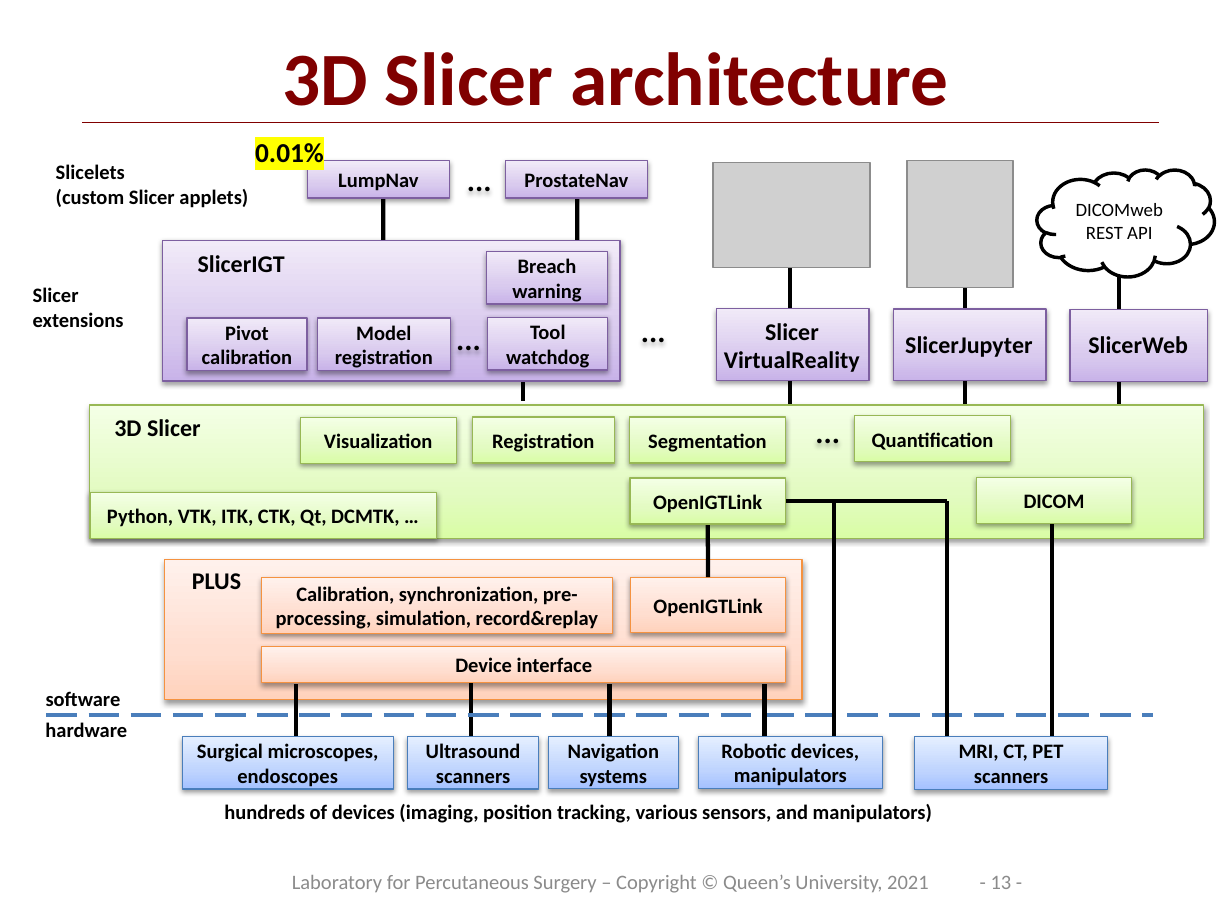
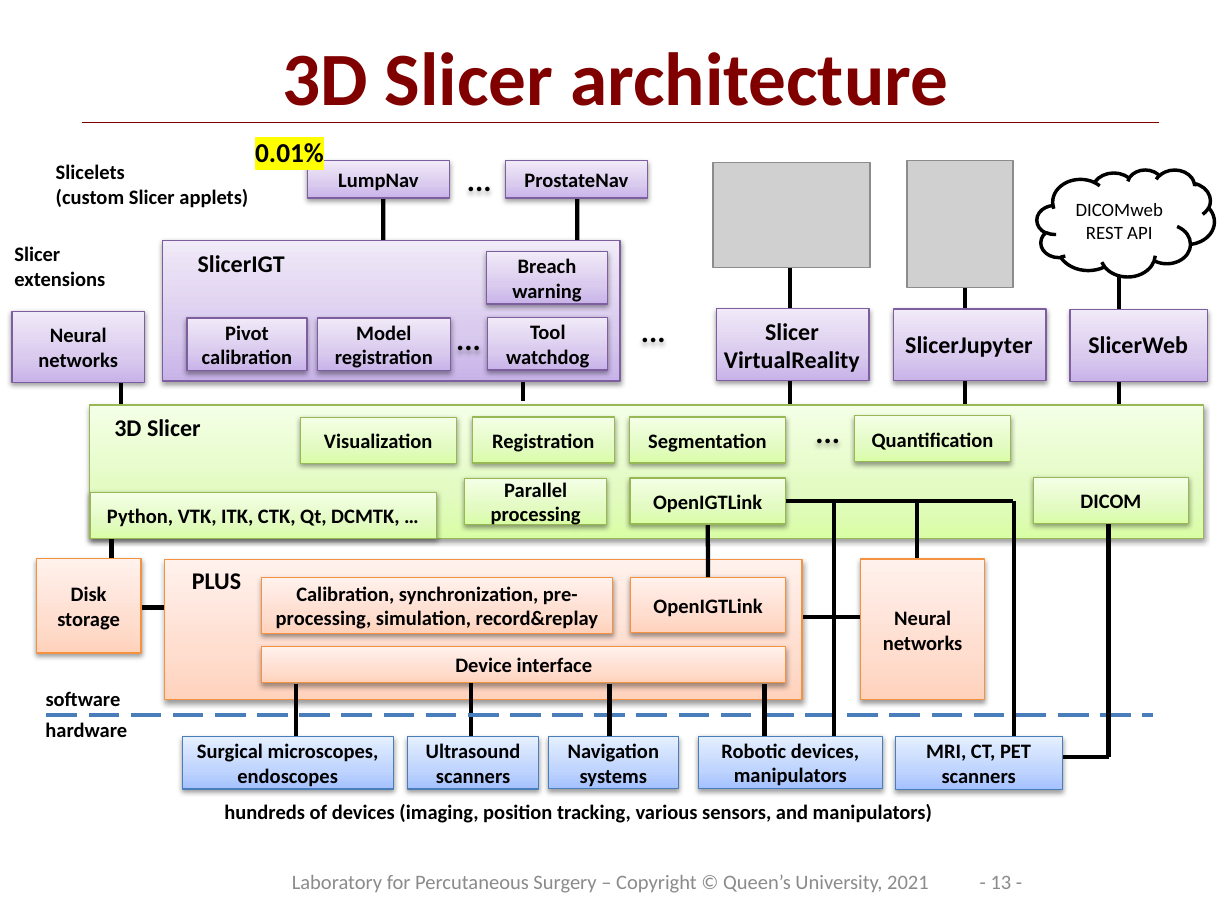
Before and after one commit to PerkLab/PerkLabBootcamp, a slide deck: slide 13 of Doc/day1_1_PerkLabResearchMethodology.pptx. Drawn at 1232x924 pixels with LibreOffice and Linux fonts; fonts in the diff are those of the drawing; grey boxes stand for pictures; background and template pictures are left out. Boxes give left, top, right and bottom in pixels: in the first picture for what was removed or moved away, otherwise in the second. Text is boxed around its words. In the diff, an @@ line names an element or a change of style, - is before the commit and + after.

Commit message:
Update Slicer architecture slide

```diff
--- a/Doc/day1_1_PerkLabResearchMethodology.pptx
+++ b/Doc/day1_1_PerkLabResearchMethodology.pptx
@@ text "Slicer extensions": place and size @@
-text "Slicer extensions" at (33,287,124,327)
+text "Slicer extensions" at (14,246,105,286)
@@ rectangle added at (12,312,145,383), fill gradient #C9B5E8 to #D8CBEE to #F0EAF9, outline #7D60A0 0.75 pt, 12 pt, text #000000, bold @@
+Neural networks
@@ line added from (121, 346) to (121, 425), #000000 2.5 pt @@
@@ line added from (112, 588) to (112, 466), #000000 2.5 pt @@
@@ rectangle added at (464,478,606,524), fill gradient #DAFDA7 to #E4FCC2 to #F5FFE7, outline #98B955 0.75 pt, 12 pt, text #000000, bold @@
+Parallel processing
@@ rectangle "DICOM": place and size @@
-rectangle "DICOM" at (976,477,1131,522)
+rectangle "DICOM" at (1034,477,1189,522)
@@ line moved from (701, 501) - (947, 501) to (701, 501) - (1013, 501) @@
@@ line added from (917, 580) to (917, 500), #000000 2.5 pt @@
@@ line moved from (947, 737) - (947, 501) to (1014, 737) - (1014, 501) @@
@@ line moved from (1052, 756) - (1052, 493) to (1109, 756) - (1109, 493) @@
@@ rectangle added at (36,559,140,653), fill gradient #FFD2BD to #FFDED0 to #FFF2ED, outline #F69240 0.75 pt, 12 pt, text #000000, bold @@
+Disk storage
@@ rectangle added at (861,559,986,700), fill gradient #FFD2BD to #FFDED0 to #FFF2ED, outline #F69240 0.75 pt, 12 pt, text #000000, bold @@
+Neural networks
@@ line added from (85, 607) to (206, 607), #000000 2.5 pt @@
@@ line added from (796, 617) to (917, 617), #000000 2.5 pt @@
@@ rectangle "MRI, CT, PET scanners": place and size @@
-rectangle "MRI, CT, PET scanners" at (914,737,1108,790)
+rectangle "MRI, CT, PET scanners" at (896,737,1063,790)
@@ line added from (1052, 756) to (1109, 756), #000000 2.5 pt @@
```
